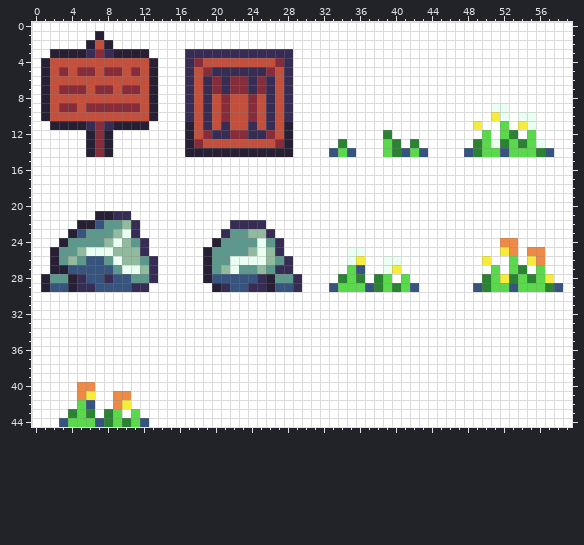
A pixel-art sprite gets an edit: assets/decor.png. The picture above was drawn from the file before the commit.
The file is 60x45 pixels.
New version:
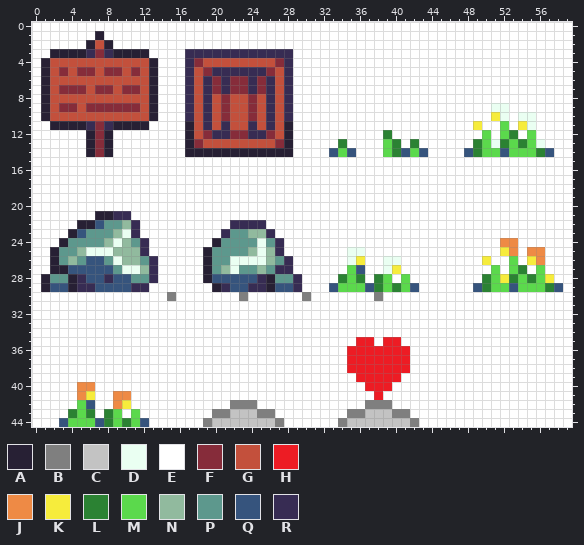
Palette (. is transparent): A #272034  B #7f7f7f  C #c3c3c3  D #eafff2  E #ffffff  F #862c3a  G #c3503c  H #ed1c24  J #ee8a45  K #f6ec3c  L #2b8233  M #5bd94c  N #91ba9e  P #5d988d  Q #36547d  R #372c53
What changed:
@@ x 13..40 @@
 29 EEEEEEEARQQRRAQQREEEQMMMQLML
-30 EEEEEEEEEEEEEEEEEEEEEEEEEEEE
+30 EEBEEEEEEEBEEEEEEBEEEEEEEBEE
 31 EEEEEEEEEEEEEEEEEEEEEEEEEEEE
@@ x 17..44 @@
 34 EEEEEEEEEEEEEEEEEEEEEEEEEEEE
-35 EEEEEEEEEEEEEEEEEEEEEEEEEEEE
-36 EEEEEEEEEEEEEEEEEEEEEEEEEEEE
-37 EEEEEEEEEEEEEEEEEEEEEEEEEEEE
-38 EEEEEEEEEEEEEEEEEEEEEEEEEEEE
-39 EEEEEEEEEEEEEEEEEEEEEEEEEEEE
-40 EEEEEEEEEEEEEEEEEEEEEEEEEEEE
-41 EEEEEEEEEEEEEEEEEEEEEEEEEEEE
-42 EEEEEEEEEEEEEEEEEEEEEEEEEEEE
-43 EEEEEEEEEEEEEEEEEEEEEEEEEEEE
-44 EEEEEEEEEEEEEEEEEEEEEEEEEEEE
+35 EEEEEEEEEEEEEEEEEEEHHEHHEEEE
+36 EEEEEEEEEEEEEEEEEEHHHHHHHEEE
+37 EEEEEEEEEEEEEEEEEEHHHHHHHEEE
+38 EEEEEEEEEEEEEEEEEEHHHHHHHEEE
+39 EEEEEEEEEEEEEEEEEEEHHHHHEEEE
+40 EEEEEEEEEEEEEEEEEEEEHHHEEEEE
+41 EEEEEEEEEEEEEEEEEEEEEHEEEEEE
+42 EEEEEBBBEEEEEEEEEEEEBBBEEEEE
+43 EEEBBCCCBBEEEEEEEEBBCCCBBEEE
+44 EEBCCCCCCCBEEEEEEBCCCCCCCBEE
